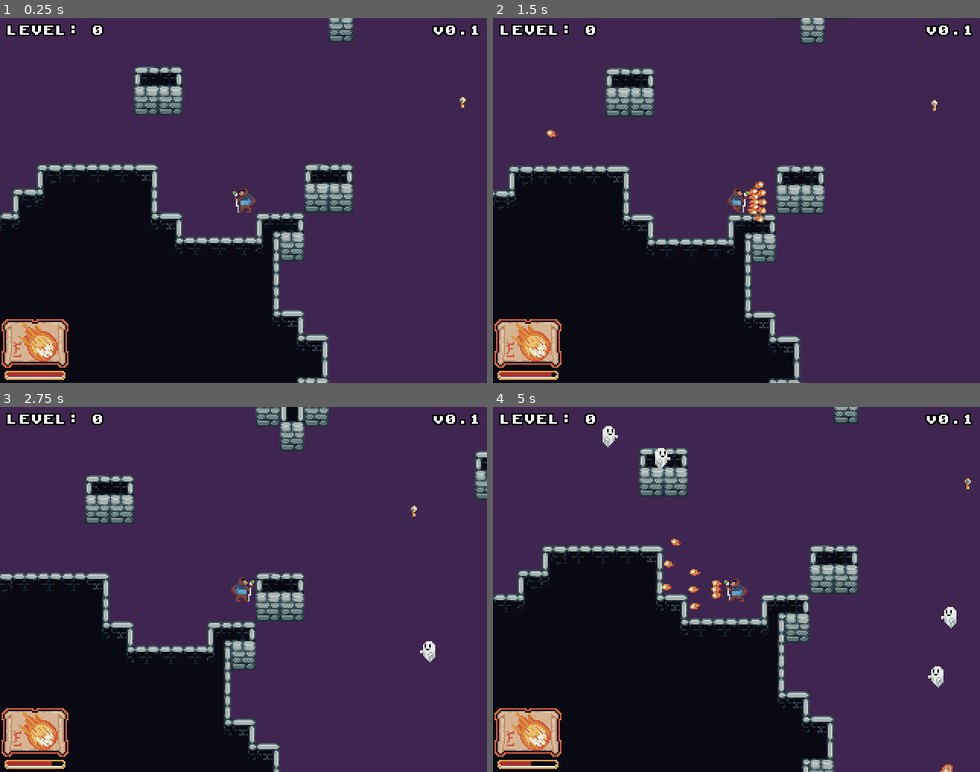
Above: before the commit, frames 1-4 (two rows, left to right).
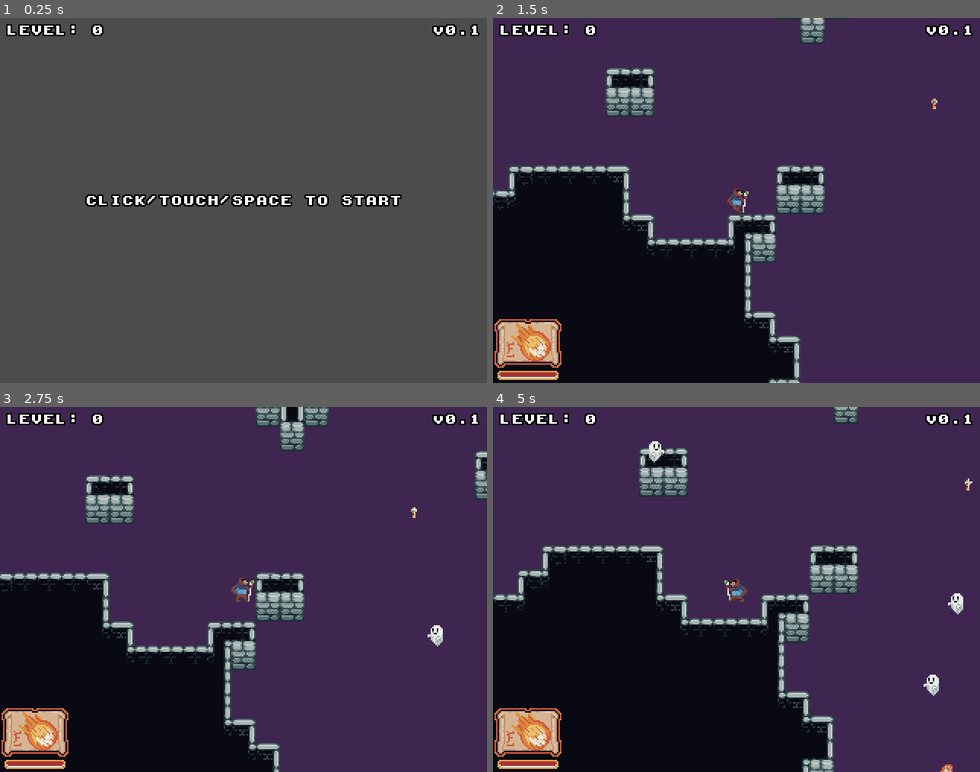
Above: after the commit, the same moments.

Repository: nikolawhallon/ExploreyDungeon
Game: Godot game, scene res://Scenes/Game.tscn
The game is run twice, just before and just after one commit, with the same random seed, the same clock (stepped at 60 frames per second) and the same inputs.
Inputs (mouse positions are in pixels of both pictures, inside the frame that each line leads up to):
- Up to frame 1 (0.25 s): no input
- Up to frame 2 (1.5 s): click (527, 342) at 0.52 s; tap Enter at 1.25 s; move the mouse to (843, 182) at 1.27 s; hold D from 1.28 s (still down); tap Space at 1.35 s; click (843, 182) at 1.42 s
- Up to frame 3 (2.75 s): tap Space at 1.52, 1.82 s; release D at 2 s; drag from (146, 607) to (413, 494) at 2.02 s
- Up to frame 4 (5 s): move the mouse to (785, 509) at 2.77 s; hold D 2.78-3.5 s; tap Space at 2.85, 4.35, 4.52, 4.82 s; click (785, 509) at 2.92 s; drag from (712, 662) to (911, 655) at 3.52 s; move the mouse to (882, 644) at 4.27 s; hold A from 4.28 s (still down); click (882, 644) at 4.42 s

The runs differ from the first frame. In frame 1, 98% of the frame differs, in the area x 0-100%, y 0-100%; in frame 2, 0.3%; in frame 3, 0.3%; in frame 4, 1.1%.

Commit message:
can touch and click to start/restart now

Diff:
--- a/Scenes/Game.gd
+++ b/Scenes/Game.gd
@@ -3,17 +3,31 @@
 var level
 var score = 0
 
+var started = false
+
 func _input(event):
-	if event is InputEventKey and event.pressed:
-		if event.scancode == KEY_SPACE:
-			if get_tree().paused:
-				get_tree().paused = false
-				level.destroy()
-				score = 0
-				$CanvasLayer/MarginContainer/HBoxContainer/Level.text = "LEVEL: " + str(score)
-				init_level()
+	if not started or get_tree().paused:
+		if event is InputEventKey and event.pressed:
+			if event.scancode == KEY_SPACE:
+				restart()
+		if event is InputEventMouseButton:
+			if event.is_pressed():
+				restart()
+		if event is InputEventScreenTouch:
+			if event.is_pressed():
+				restart()
 
-func _ready():
+func restart():
+	if not started:
+		started = true
+		$CanvasLayer/StartLabel.visible = false
+	if get_tree().paused:
+		get_tree().paused = false
+		$CanvasLayer/RetryLabel.visible = false
+	if level != null:
+		level.destroy()
+	score = 0
+	$CanvasLayer/MarginContainer/HBoxContainer/Level.text = "LEVEL: " + str(score)
 	init_level()
 
 func init_level():
@@ -33,3 +47,4 @@
 	# to have finer control, so that things like lit torch
 	# animations can continue to occur
 	get_tree().paused = true
+	$CanvasLayer/RetryLabel.visible = true
--- a/Scenes/Game.tscn
+++ b/Scenes/Game.tscn
@@ -8,6 +8,31 @@
 script = ExtResource( 2 )
 
 [node name="CanvasLayer" type="CanvasLayer" parent="."]
+
+[node name="StartLabel" type="Label" parent="CanvasLayer"]
+anchor_left = 0.5
+anchor_top = 0.5
+anchor_right = 0.5
+anchor_bottom = 0.5
+margin_left = -104.0
+margin_top = -4.0
+margin_right = 104.0
+margin_bottom = 4.0
+theme = ExtResource( 1 )
+text = "CLICK/TOUCH/SPACE TO START"
+
+[node name="RetryLabel" type="Label" parent="CanvasLayer"]
+visible = false
+anchor_left = 0.5
+anchor_top = 0.5
+anchor_right = 0.5
+anchor_bottom = 0.5
+margin_left = -104.0
+margin_top = -4.0
+margin_right = 104.0
+margin_bottom = 4.0
+theme = ExtResource( 1 )
+text = "CLICK/TOUCH/SPACE TO RETRY"
 
 [node name="MarginContainer" type="MarginContainer" parent="CanvasLayer"]
 anchor_right = 1.0
--- a/Scenes/Level.gd
+++ b/Scenes/Level.gd
@@ -6,19 +6,12 @@
 var rng = RandomNumberGenerator.new()
 
 var mouse_index = null
+var touch_index = null
 
 func _unhandled_input(event):
 	if event is InputEventKey and event.pressed:
 		if event.scancode == KEY_F:
 			spawn_fireballs()
-
-	if event is InputEventScreenTouch:
-		if event.is_pressed():
-			$YSort/Player.destination = get_canvas_transform().xform_inv(event.get_position())
-		if not event.pressed:
-			$YSort/Player.destination = null
-	if event is InputEventScreenDrag:
-		$YSort/Player.destination = get_canvas_transform().xform_inv(event.get_position())
 
 	if event is InputEventMouseButton:
 		if event.is_pressed():
@@ -31,6 +24,18 @@
 	if event is InputEventMouseMotion:
 		if mouse_index != null:
 			$YSort/Player.destination = get_global_mouse_position()
+
+	if event is InputEventScreenTouch:
+		if event.is_pressed():
+			touch_index = event.get_index()
+			$YSort/Player.destination = get_canvas_transform().xform_inv(event.get_position())
+		if not event.pressed:
+			if event.get_index() == touch_index:
+				touch_index = null
+				$YSort/Player.destination = null
+	if event is InputEventScreenDrag:
+		if touch_index != null:
+			$YSort/Player.destination = get_canvas_transform().xform_inv(event.get_position())
 
 func _ready():
 	rng.randomize()
--- a/Scenes/Level.tscn
+++ b/Scenes/Level.tscn
@@ -65,7 +65,10 @@
 margin_bottom = 42.0
 custom_constants/separation = 1
 
-[node name="BeamButton" type="TextureButton" parent="CanvasLayer/MarginContainer/HBoxContainer/BeamSpell"]
+[node name="BeamButtonMobile" type="TouchScreenButton" parent="CanvasLayer/MarginContainer/HBoxContainer/BeamSpell"]
+normal = ExtResource( 7 )
+
+[node name="BeamButtonDesktop" type="TextureButton" parent="CanvasLayer/MarginContainer/HBoxContainer/BeamSpell"]
 margin_right = 44.0
 margin_bottom = 32.0
 texture_normal = ExtResource( 7 )
